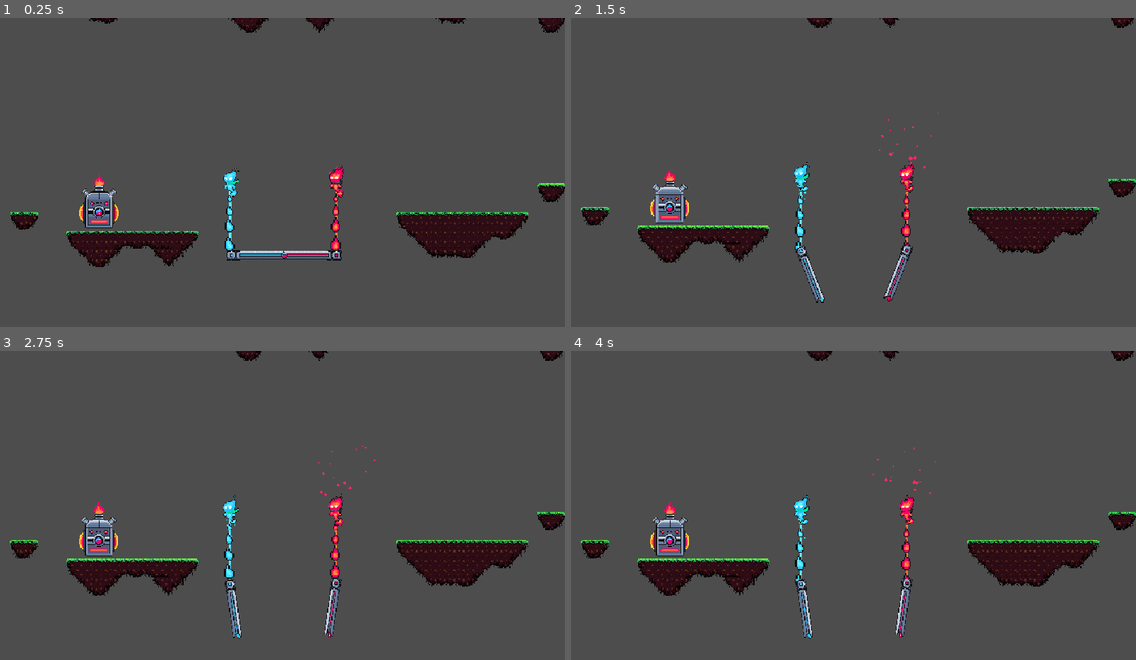
Above: before the commit, frames 1-4 (two rows, left to right).
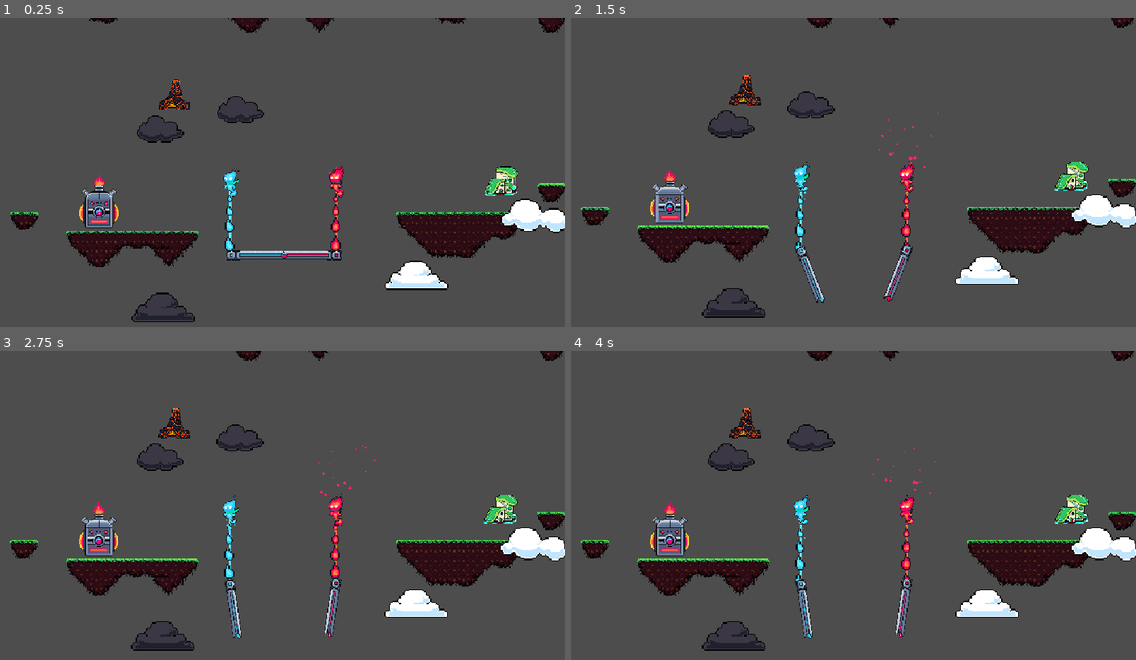
Above: after the commit, the same moments.

Repository: Valentino-02/GameDevJam
Game: Godot game, scene res://src/scenes/Game/Levels/TutorialLevel7.tscn
Same seed, same stepped clock (60 frames per second), same inputs: the game is played once before the commit and once after it. This scene is started directly instead of the project's main scene. Sound files missing from this copy of the repository are replaced by a short silence.
Inputs (mouse positions are in pixels of both pictures, inside the frame that each line leads up to):
- Up to frame 1 (0.25 s): no input
- Up to frame 2 (1.5 s): tap Enter at 0.5 s; move the mouse to (977, 160) at 0.52 s; hold Space (Drop) 0.53-1.28 s; click (977, 160) at 0.67 s; move the mouse to (740, 194) at 1.27 s; tap E (Interact) at 1.35 s; click (740, 194) at 1.42 s
- Up to frame 3 (2.75 s): move the mouse to (339, 440) at 2.02 s; hold Space (Drop) from 2.03 s (still down); click (339, 440) at 2.17 s
- Up to frame 4 (4 s): move the mouse to (825, 573) at 2.77 s; release Space (Drop) at 2.78 s; tap E (Interact) at 2.85 s; click (825, 573) at 2.92 s; move the mouse to (1023, 558) at 3.52 s; hold Space (Drop) from 3.53 s (still down); click (1023, 558) at 3.67 s

The runs differ from the first frame. In frame 1, 2.9% of the frame differs, in the area x 23-100%, y 19-99%; in frame 2, 2.9%; in frame 3, 2.9%; in frame 4, 2.9%, in the area x 23-100%, y 18-98%.

Commit message:
changed zone transitions

Diff:
--- a/src/autoload/AudioManager/MusicManager.gd
+++ b/src/autoload/AudioManager/MusicManager.gd
@@ -20,7 +20,7 @@
 		_musicById[music.id] = music
 
 
-func play(id: ResourceIds.MusicId, fadeInDuration := 1.5, fromTime := 0.0, activePlayer := true) -> void:
+func play(id: ResourceIds.MusicId, fadeInDuration := 1.5, fromTime := 0.0, activePlayer := true) -> Tween:
 	var targetPlayer = _activePlayer if activePlayer else _inactivePlayer
 	var music: Music = _musicById.get(id) as Music
 	if music == null:
@@ -30,18 +30,19 @@
 	targetPlayer.volume_db = music.volume
 	targetPlayer.pitch_scale = music.pitchScale
 	targetPlayer.play(fromTime)
-	fadeIn(fadeInDuration, activePlayer, music.volume)
+	return fadeIn(fadeInDuration, activePlayer, music.volume)
 
 func stop(fadeOutDuration := 1.5, activePlayer := true) -> void:
 	var tween = fadeOut(fadeOutDuration, activePlayer)
 	await tween.finished
 
-func fadeIn(duration := 1.5, activePlayer := true, targetVolume := 0.0) -> void:
+func fadeIn(duration := 1.5, activePlayer := true, targetVolume := 0.0) -> Tween:
 	var targetPlayer = _activePlayer if activePlayer else _inactivePlayer
 	targetPlayer.volume_db = Settings.MIN_VOLUME
 	var tween = get_tree().create_tween()
 	tween.set_pause_mode(Tween.TWEEN_PAUSE_PROCESS)
 	tween.tween_property(targetPlayer, "volume_db", targetVolume, duration).set_trans(Tween.TRANS_SINE).set_ease(Tween.EASE_IN_OUT)
+	return tween
 
 func fadeOut(duration := 1.5, activePlayer := true) -> Tween:
 	var targetPlayer = _activePlayer if activePlayer else _inactivePlayer
@@ -62,10 +63,14 @@
 	var effect = AudioServer.get_bus_effect(AudioManager.getMusicBusIndex(), 0)
 	tween.tween_property(effect, "cutoff_hz", 10000, duration).set_trans(Tween.TRANS_LINEAR)
 
-func crossFadeTo(id: ResourceIds.MusicId, duration := 0.3) -> void:
-	var currentTime := _activePlayer.get_playback_position()
-	play(id, duration, currentTime, false)
-	await stop(duration*2)
+func crossFadeTo(id: ResourceIds.MusicId, duration := 0.3) -> Array[Tween]:
+	#Swap the players
 	var temp = _activePlayer
 	_activePlayer = _inactivePlayer
 	_inactivePlayer = temp
+	#stop and start the players at the right time
+	var currentTime := _inactivePlayer.get_playback_position()
+	var fadeInTween : Tween = play(id, duration, currentTime, false) #fades in the now active player
+	var fadeOutTween : Tween = fadeOut(duration*2, false) #fades out the now inactive player
+
+	return [fadeInTween, fadeOutTween]
--- a/src/scenes/Game/Game.gd
+++ b/src/scenes/Game/Game.gd
@@ -8,6 +8,7 @@
 var _scoreManager := ScoreManager.new()
 var _level : Level
 
+var _zoneTransitionTweens : Array[Tween] = []
 
 func _ready() -> void:
 	AudioManager.music.play(ResourceIds.MusicId.WindTheme)
@@ -80,6 +81,8 @@
 	var zone = Types.Zone.Left if hazard == Types.Element.Water else Types.Zone.Right
 	_patienceManager.gainPatience(zone)
 
+
+
 func _onPlayerEnteredZone(zone: Types.Zone) -> void:
 	var target_color: Color
 	var music_id : ResourceIds.MusicId
@@ -94,8 +97,14 @@
 			music_id = ResourceIds.MusicId.WaterTheme
 			target_color = Color("5a80ab")
 
-	AudioManager.music.crossFadeTo(music_id)
-	var tween = create_tween()
+	if _zoneTransitionTweens.size() > 0:
+		for tween in _zoneTransitionTweens:
+			if tween is Tween: tween.kill()
+		_zoneTransitionTweens = []
+
+	_zoneTransitionTweens = AudioManager.music.crossFadeTo(music_id)
+	var tween : Tween = create_tween()
 	tween.set_parallel(true)
 	tween.tween_property(_backgroundTextureRect, "modulate", target_color, 0.5).set_trans(Tween.TRANS_SINE).set_ease(Tween.EASE_OUT)
 	tween.tween_property(_parallax, "modulate", target_color, 0.5).set_trans(Tween.TRANS_SINE).set_ease(Tween.EASE_OUT)
+	_zoneTransitionTweens.append(tween)
--- a/src/scenes/Game/Levels/TutorialLevel7.tscn
+++ b/src/scenes/Game/Levels/TutorialLevel7.tscn
@@ -85,7 +85,6 @@
 [node name="Layout" type="Node2D" parent="."]
 
 [node name="DecorationsBack" type="Node2D" parent="Layout"]
-visible = false
 z_index = -1
 
 [node name="Sprite2D5" type="Sprite2D" parent="Layout/DecorationsBack"]
@@ -106,7 +105,6 @@
 tile_set = ExtResource("7_n0axo")
 
 [node name="DecorationsFront" type="Node2D" parent="Layout"]
-visible = false
 z_index = -1
 
 [node name="Sprite2D2" type="Sprite2D" parent="Layout/DecorationsFront"]
Not shown: 1 places in src/scenes/Game/Levels/TutorialLevel7.tscn that only renumber resources
